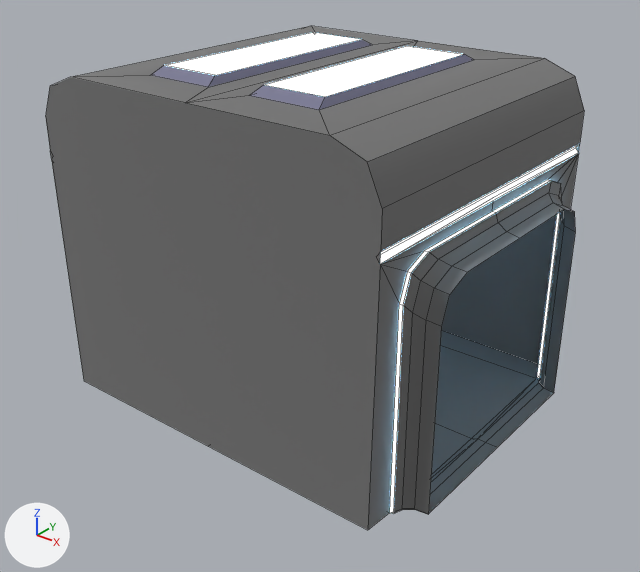
Two versions of the FBX model Assets/Models/Rooms/disinfection room.fbx, one commit apart.
The view is the same before and after, from a 50 mm camera at (16.51, -9.29, 4.61) aimed at (11.96, -3.6, 1.09). Lighting does not change. The marker at lower left points along +X, +Y and +Z. Mesh edges are drawn as thin lines. Where no turn or scale is listed for an object, it has been applied to the vertices.

In view in the first picture: 'DisRoom', 'Wall', 'Wall2'.
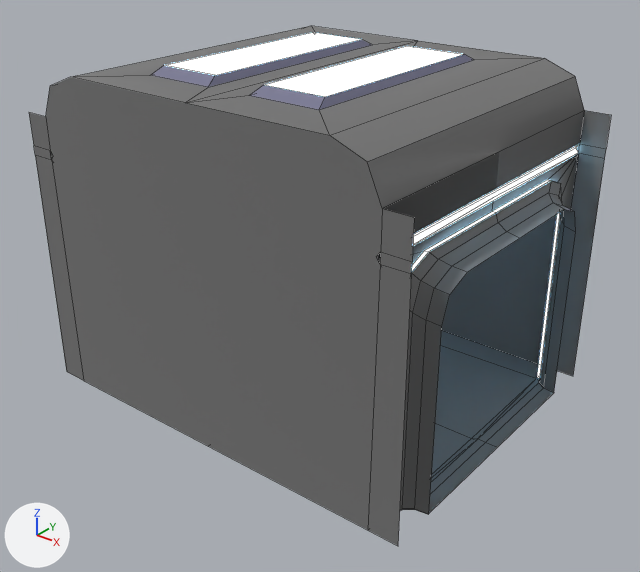
Commit message: Fix rooms.blend

Location of each change, (x1, y1, x2, y2) in pixels of the pictures (640 x 572 px):
'DisRoom', reshaped (9% wider)
    before: (50, 26, 584, 529)
    after: (29, 26, 611, 546)
part 1 of me_cube_023, added
    after: (29, 110, 611, 546)

Edits to the bpy script that builds the scene:
```text
Change me_cube_023:
    used by ob_disroom; location = (10.106, -4.961, 0.016)
    remove me_cube_023.from_pydata(...)  # 171 vertices, 144 faces; spans x -0.27..3.68, y 0.0..3.05, z 0.0..3.06
    add me_cube_023.from_pydata(...)  # 187 vertices, 156 faces; spans x -0.27..3.68, y 0.0..3.05, z 0.0..3.06
    me_cube_023 part 1
    4 vertices are added at (3.68, 0.0, 0.0), (3.68, 3.05, 0.0), (-0.27, 3.05, 0.0), (-0.27, 0.0, 0.0)
    6 new vertices lie (-0.23, 0.0, 0.0) away from vertices in x -0.04, y 0.0..3.05, z 2.22..2.61
    6 new vertices lie (0.24, 0.0, 0.0) away from vertices in x 3.44, y 0.0..3.05, z 2.22..2.61
    12 new faces join them, mat_wall (grey #8f8f8f)
```
